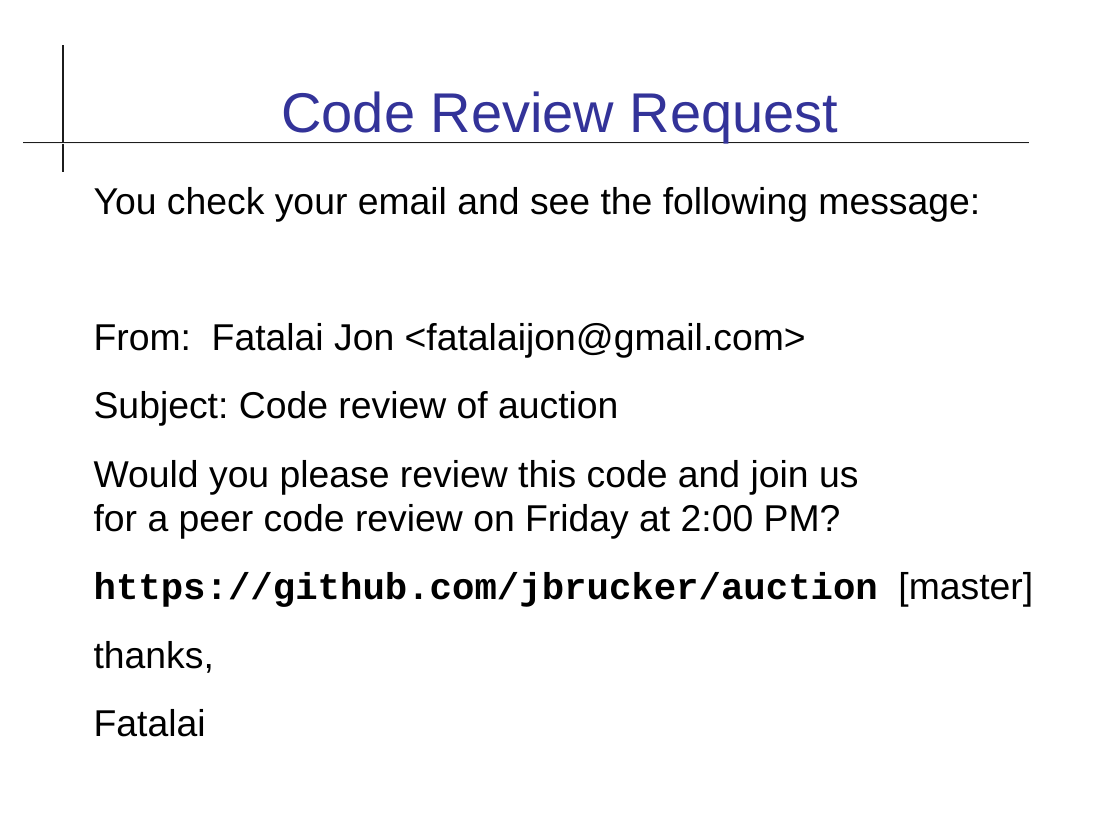
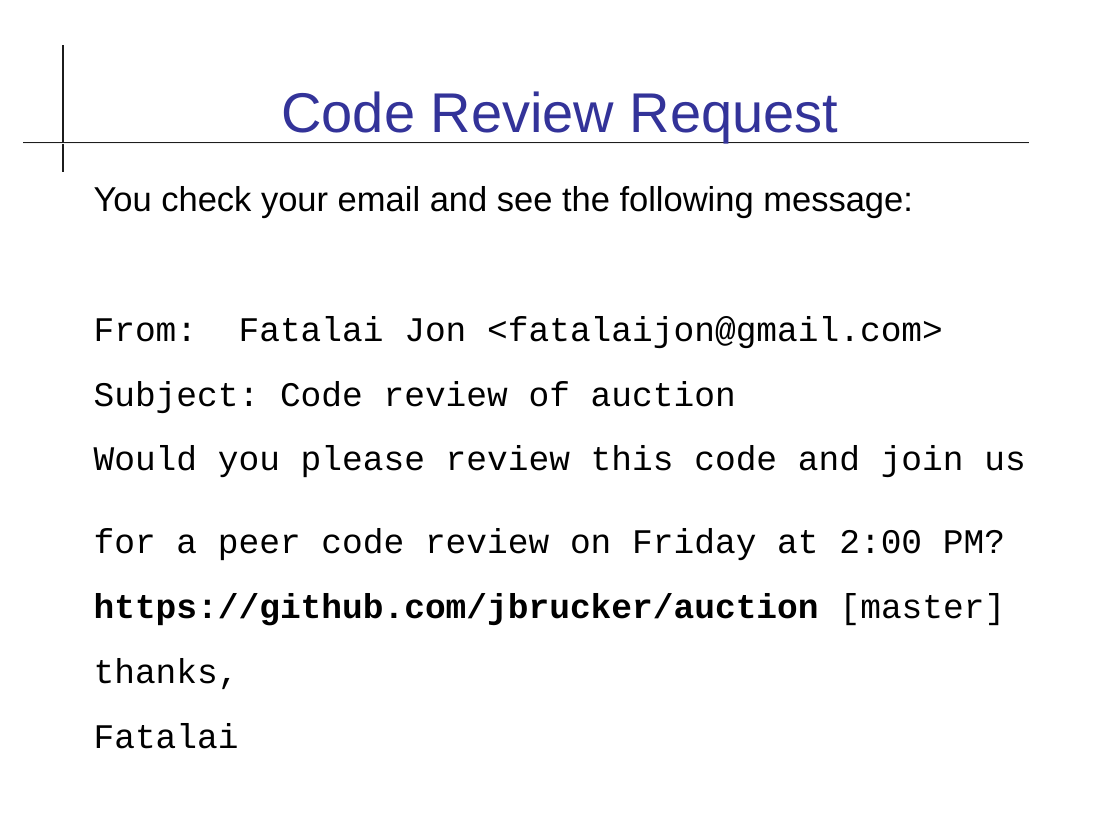
Before and after one commit to cpske/ISP, a slide deck: slide 2 of review/Code-Review-Practice.odp. Drawn at 1120x840 pixels with LibreOffice and Linux fonts; fonts in the diff are those of the drawing. Boxes give left, top, right and bottom in pixels: in the first picture for what was removed or moved away, otherwise in the second. Text is boxed around its words. In the diff, an @@ line names an element or a change of style, - is before the commit and + after.

```diff
--- a/review/Code-Review-Practice.odp
+++ b/review/Code-Review-Practice.odp
@@ text "You check your email and ..." at bbox=[94, 186, 1025, 749]: size 24 to 22.2 pt; font Arial to Courier New in "From: Fatalai Jon <fatalaijon@gmail.com>", "Subject: Code review of auction", "Would you please review this code and ...", "[master]" and 2 more places @@
```
Also in this commit, not shown: 7 other slides changed, 1 slide added, 6 other files.
